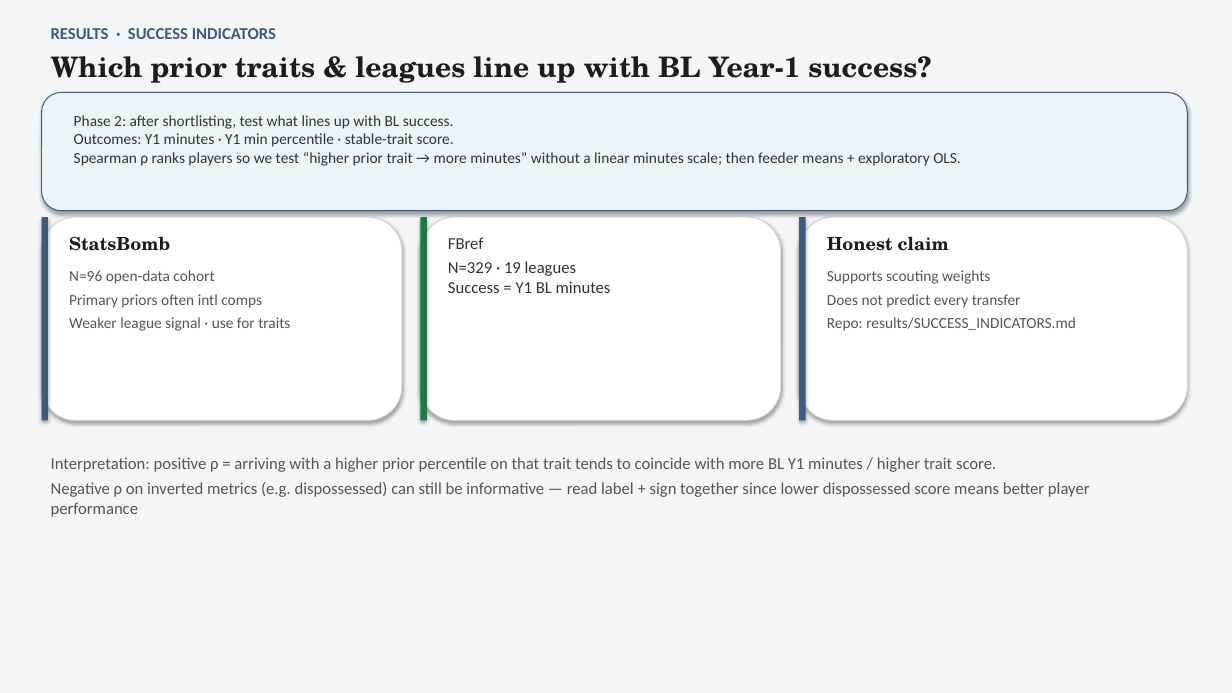
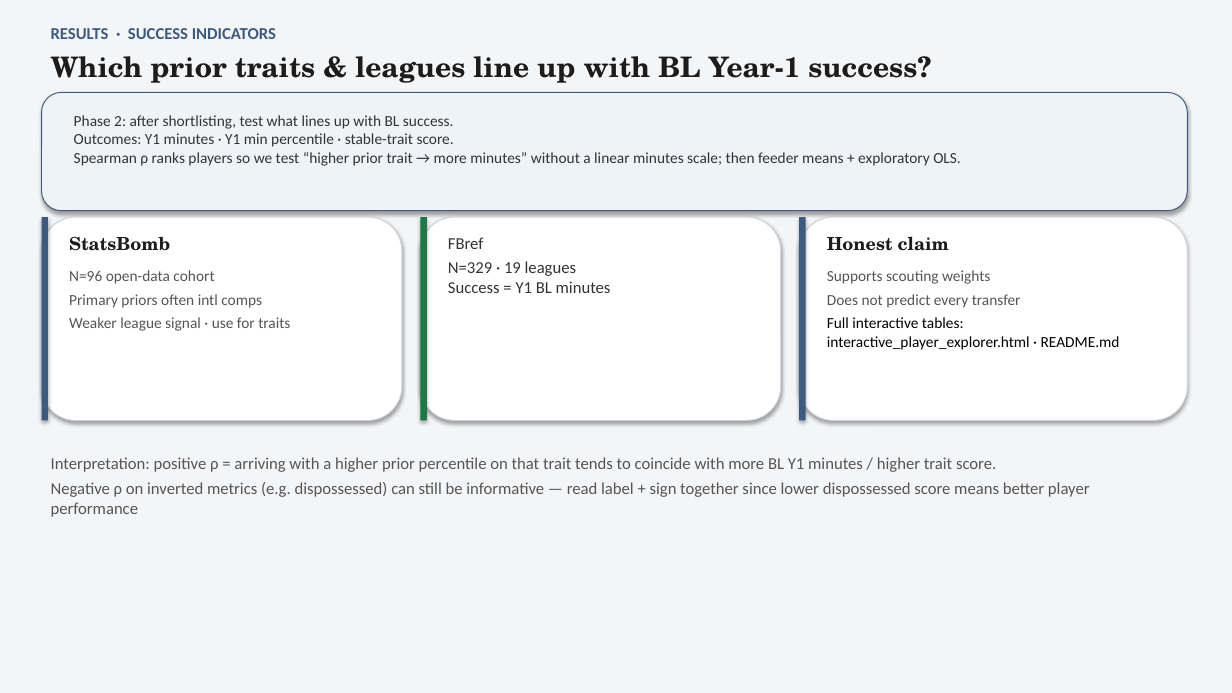
Before and after one commit to colbymorris08/bundesliga-transfer-traits, a slide deck: slide 13 of bundesliga_transfer_traits.pptx. Drawn at 1232x693 pixels with LibreOffice and Linux fonts; fonts in the diff are those of the drawing. Boxes give left, top, right and bottom in pixels: in the first picture for what was removed or moved away, otherwise in the second. Text is boxed around its words. In the diff, an @@ line names an element or a change of style, - is before the commit and + after.

```diff
--- a/bundesliga_transfer_traits.pptx
+++ b/bundesliga_transfer_traits.pptx
@@ text at [827, 317, 1120, 350]: text changed; text colour #555555 to #000000 @@
-Repo: results/SUCCESS_INDICATORS.md
+Full interactive tables: interactive_player_explorer.html · README.md
```
Also in this commit, not shown: 8 other slides changed.
